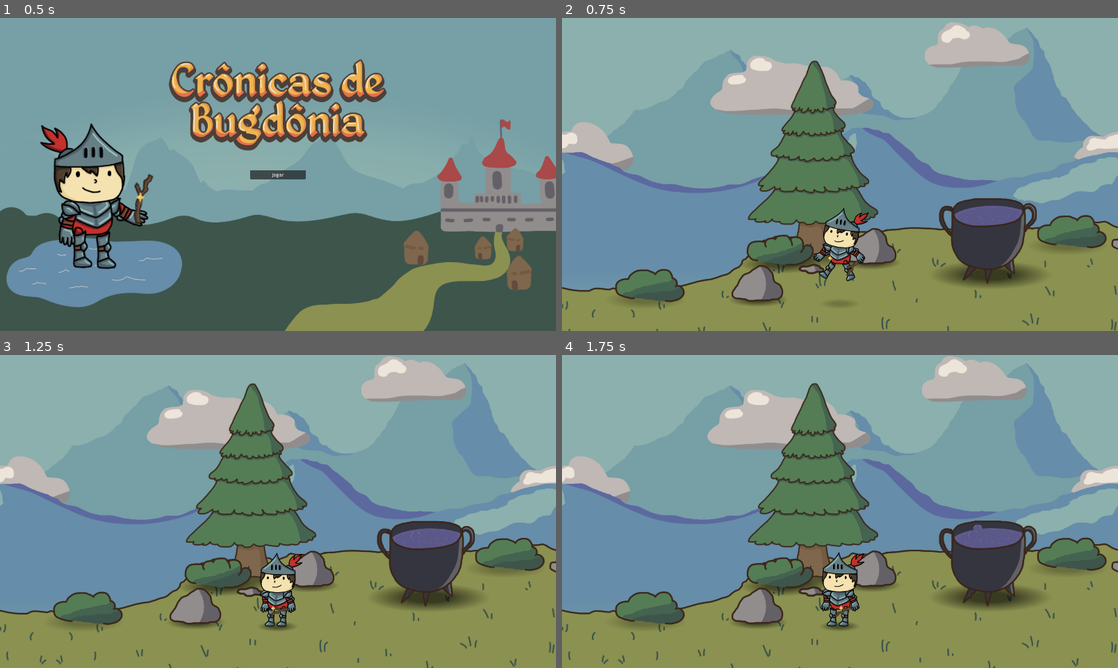
Above: before the commit, frames 1-4 (two rows, left to right).
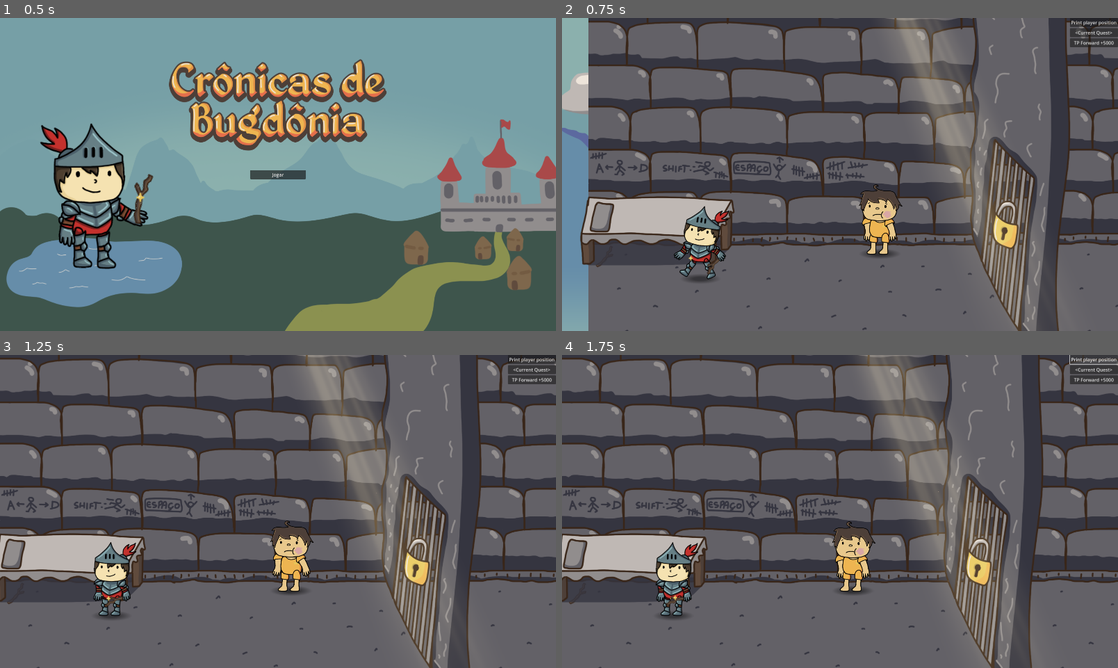
Above: after the commit, the same moments.

Repository: Caslus/cronicas-de-bugdonia
Game: Godot game, scene res://Scenes/Menu.tscn
Same seed, same stepped clock (60 frames per second), same inputs: the game is played once before the commit and once after it.
Inputs (mouse positions are in pixels of both pictures, inside the frame that each line leads up to):
- Up to frame 1 (0.5 s): no input
- Up to frame 2 (0.75 s): click "Jogar" at 0.5 s
- Up to frame 3 (1.25 s): no input
- Up to frame 4 (1.75 s): click (1095, 358) at 1.25 s, where only the run after the commit has a clickable "Print player position"

Frame 1 is identical in both runs. In frame 2, 96% of the frame differs, in the area x 0-100%, y 0-100%; in frame 3, 99%; in frame 4, 99%.

Commit message:
feat: ogre challenge

Diff:
--- a/Dialog/FallenBridge.json
+++ b/Dialog/FallenBridge.json
@@ -50,5 +50,10 @@
 		"id": "6",
 		"text": "Talvez isso te ajude a editar valores grandes...",
 		"options": [{ "text": "Ah, obrigado!", "next": null }]
-	}
+	},
+	{
+		"id": "7",
+		"text": "Por que você voltou? Não me diga que caiu no abismo?",
+		"options": [{ "text": "...", "next": null }]
+	},
 ]
--- /dev/null
+++ b/Dialog/Ogre.json
@@ -0,0 +1,101 @@
+[
+	{
+		"id": "1",
+		"text": "GRRRR! Eu tô com FOME! E essa receita maldita tá cheia de número estranho!",
+		"options": [
+			{ "text": "Número estranho?", "next": "2" }
+		]
+	},
+	{
+		"id": "2",
+		"text": "É! Tipo 0.1, 1.2, 0.5... Uns número quebrado! Ouvi dizer que chamam de 'float'...",
+		"options": [
+			{ "text": "Ah, números decimais?", "next": "3" }
+		]
+	},
+	{
+		"id": "3",
+		"text": "DECIMAL, NÉ SABICHÃO?! Eu sou um ogro, não sei ler, só sei como comer! Agora adivinha: NINGUÉM passa por essa ponte até eu comer essa sopa!",
+		"options": [
+			{ "text": "Quer que eu arrume isso pra você?", "next": "4" }
+		]
+	},
+	{
+		"id": "4",
+		"text": "É CLARO QUE EU QUERO! Vai lá e põe as quantidades certas! Tem que ser exato ou essa sopa vai virar uma poça radioativa!",
+		"options": [
+			{ "text": "Ok, vou ajustar os ingredientes.", "next": "5" }
+		]
+	},
+	{
+		"id": "5",
+		"text": "E anda logo! Se eu ficar mais tempo sem comer, vou comer a primeira coisa que ver pela frente!",
+		"options": [
+			{ "text": "Já tô resolvendo!", "next": null, "toggle": "talked" }
+		]
+	},
+	{
+		"id": "6",
+		"text": "Ahh... A receita? É... Eu lembro a receita, eu vou falar, presta atenção!",
+		"options": [
+			{ "text": "Pode falar.", "next": "7a" }
+		]
+	},
+	{
+		"id": "7a",
+		"text": "Primeiro: pra cada Ovo de Dragão que vai na sopa, tem que colocar meio frasco de Baba de Troll. E são três ovos!",
+		"options": [
+			{ "text": "Anotado.", "next": "7b" }
+		]
+	},
+	{
+		"id": "7b",
+		"text": "Depois: o Suco de Cogumelo Lunar... são dois cogumelos, e cada um solta um quarto de litro de suco. Não desperdiça!",
+		"options": [
+			{ "text": "Beleza.", "next": "7c" }
+		]
+	},
+	{
+		"id": "7c",
+		"text": "E o Caldo de Ossos Quebrados é simples: enche uma garrafa inteira. A grande, de um litro. ENCHE ATÉ O TOPO!",
+		"options": [
+			{ "text": "Entendi.", "next": "7d" }
+		]
+	},
+	{
+		"id": "7d",
+		"text": "Agora vai e mistura isso direito! Se errar, eu vou saber. Meu estômago é sensível, mas minhas mãos não são!",
+		"options": [
+			{ "text": "Você pode repetir?", "next": "6" },
+			{ "text": "[Sair]", "next": null }
+		]
+	},
+	{
+		"id": "8",
+		"text": "QUE DEMORA!! EU QUERO A MINHA SOPA!",
+		"options": [
+			{ "text": "Sua sopa está pronta.", "next": "9" }
+		]
+	},
+	{
+		"id": "9",
+		"text": "Ah! Deixa eu experimentar!!!",
+		"options": [
+			{ "text": "...", "next": "10" }
+		]
+	},
+	{
+		"id": "10",
+		"text": "ESTÁ PERFEITA! Agora eu vou comer, é bom você estar bem longe quando eu terminar, se não vai virar sobremesa.",
+		"options": [
+			{ "text": "[Sair]", "next": null, "toggle": "finished" }
+		]
+	},
+	{
+		"id": "11",
+		"text": "Tá olhando o que?? Quer virar comida??",
+		"options": [
+			{ "text": "[Sair]", "next": null }
+		]
+	}
+]
--- a/Scenes/Chapter1_1.tscn
+++ b/Scenes/Chapter1_1.tscn
@@ -1,13 +1,16 @@
-[gd_scene load_steps=115 format=3 uid="uid://cjix7pwd21t2a"]
+[gd_scene load_steps=122 format=3 uid="uid://cjix7pwd21t2a"]
 
 [ext_resource type="Script" uid="uid://ben1rh6orqham" path="res://Scripts/Quest/FallenBridgeQuest.gd" id="4_8r1tc"]
 [ext_resource type="Texture2D" uid="uid://bmrjglbbcotuw" path="res://Assets/Objects/JailCellInstructions.png" id="4_k78fl"]
 [ext_resource type="Script" uid="uid://c1frvey4w08r7" path="res://Scripts/Object/BreakCell.gd" id="4_ub66v"]
 [ext_resource type="Texture2D" uid="uid://ddha00ljvixqj" path="res://Assets/Objects/JailCellWallDestroyed.png" id="5_jhb7i"]
+[ext_resource type="Script" uid="uid://byectggkp7kfv" path="res://Scripts/Quest/OgreQuest.gd" id="5_q76x7"]
 [ext_resource type="Texture2D" uid="uid://d4j8ya07nd6bd" path="res://Assets/Objects/JailCell.png" id="6_deseg"]
 [ext_resource type="Texture2D" uid="uid://dh0yxmw1d163u" path="res://Assets/Objects/JailColumn.png" id="6_eo3in"]
+[ext_resource type="Texture2D" uid="uid://ct0xwn4le6pq4" path="res://Assets/Objects/CauldronGreen.png" id="6_jcfh3"]
 [ext_resource type="Texture2D" uid="uid://cipkrf20dhy2w" path="res://Assets/Objects/JailCellWall.png" id="6_nfwj3"]
 [ext_resource type="Script" uid="uid://81sw4i4e0e27" path="res://Scripts/Object/HollowObject.gd" id="7_bs8ln"]
+[ext_resource type="Texture2D" uid="uid://btc2s0yl58uaf" path="res://Assets/Objects/CauldronBubbleGreen.png" id="7_enhjr"]
 [ext_resource type="Script" uid="uid://fijg8l1ggma8" path="res://Scripts/Object/Lock.gd" id="9_bs8ln"]
 [ext_resource type="PackedScene" uid="uid://g6kx2to330s4" path="res://Scenes/Utils/Selectable.tscn" id="9_nfwj3"]
 [ext_resource type="PackedScene" uid="uid://c33s207brjvog" path="res://Scenes/Utils/Godray.tscn" id="11_fcg8e"]
@@ -61,6 +64,7 @@
 [ext_resource type="Shader" uid="uid://d4f40oblnyfg0" path="res://Shaders/shiny.gdshader" id="53_n0u5b"]
 [ext_resource type="Script" uid="uid://dy12jc5lwfsjh" path="res://Scripts/Utils/Selectable.gd" id="54_ga23o"]
 [ext_resource type="Texture2D" uid="uid://bd280o0ehm3wu" path="res://Assets/Objects/CauldronBubble.png" id="54_ljucx"]
+[ext_resource type="Script" uid="uid://c3o3flak58wrm" path="res://Scripts/Object/Cauldron.gd" id="54_she2e"]
 [ext_resource type="Texture2D" uid="uid://b1s0bppa8l8x0" path="res://Assets/Objects/Rock2.png" id="57_jux46"]
 [ext_resource type="Texture2D" uid="uid://8jurw8glnp2i" path="res://Assets/Objects/Rock3.png" id="58_3o5t6"]
 [ext_resource type="Texture2D" uid="uid://d1ltr6mqyxnrp" path="res://Assets/Entity/Character/torso.png" id="58_kwptw"]
@@ -73,6 +77,8 @@
 [ext_resource type="Texture2D" uid="uid://cese7g5ijtvgp" path="res://Assets/Entity/Ogre/arm.png" id="63_0e1u0"]
 [ext_resource type="Texture2D" uid="uid://orqu5bvbvjqf" path="res://Assets/Entity/Ogre/leg.png" id="64_am73m"]
 [ext_resource type="Texture2D" uid="uid://c7sjvksl1hodt" path="res://Assets/Objects/Cauldron.png" id="71_kwptw"]
+[ext_resource type="Script" uid="uid://cmt26tq3sdlmf" path="res://Scripts/Object/AfterBridgeArea.gd" id="73_wryby"]
+[ext_resource type="PackedScene" uid="uid://cfv7fpnqjbtc4" path="res://Scenes/Utils/DevTools.tscn" id="76_ol03g"]
 
 [sub_resource type="RectangleShape2D" id="RectangleShape2D_52hs2"]
 size = Vector2(199, 363)
@@ -152,6 +158,9 @@
 [sub_resource type="Curve" id="Curve_wryby"]
 _data = [Vector2(0, 0), 0.0, 0.0, 0, 0, Vector2(0.493711, 1), 0.0, 0.0, 0, 0, Vector2(1, 0), 0.0, 0.0, 0, 0]
 point_count = 3
+
+[sub_resource type="RectangleShape2D" id="RectangleShape2D_she2e"]
+size = Vector2(340, 299)
 
 [sub_resource type="CapsuleShape2D" id="CapsuleShape2D_anliv"]
 radius = 5.88868
@@ -855,16 +864,31 @@
 prisoner = NodePath("../Prison/Prisoner")
 guardSleepingFace = ExtResource("30_dj28e")
 
-[node name="FallenBridgeQuest" type="Node" parent="." node_paths=PackedStringArray("floatingPlatform", "fallenBridge")]
+[node name="FallenBridgeQuest" type="Node" parent="." node_paths=PackedStringArray("floatingPlatform", "fallenBridge", "nextQuest")]
 script = ExtResource("4_8r1tc")
 questName = "Ponte? Pra que?"
 questDescription = "Modifique a velocidade de uma plataforma voadora para atravessar o penhasco."
 questVariables = {
 "fell": false,
+"passed": false,
 "talked": false
 }
 floatingPlatform = NodePath("../Outside/FloatingPlatform")
 fallenBridge = NodePath("../Outside/FallenBridge")
+nextQuest = NodePath("../OgreQuest")
+
+[node name="OgreQuest" type="Node" parent="." node_paths=PackedStringArray("cauldron", "ogre")]
+script = ExtResource("5_q76x7")
+questName = "Vai uma mãozinha?"
+questDescription = "Ajude o ogro a fazer sua sopa utilizando floats."
+questVariables = {
+"cooked": false,
+"talked": false
+}
+cauldron = NodePath("../Outside/Cauldron")
+ogre = NodePath("../Outside/Ogre")
+cauldronGreen = ExtResource("6_jcfh3")
+cauldronBubbleGreen = ExtResource("7_enhjr")
 
 [node name="Prison" type="Node" parent="."]
 
@@ -1281,11 +1305,17 @@
 position = Vector2(0, 86)
 texture = ExtResource("52_xg13d")
 
-[node name="Cauldron" type="Sprite2D" parent="Outside"]
+[node name="Cauldron" type="StaticBody2D" parent="Outside"]
+input_pickable = true
+script = ExtResource("54_she2e")
+metadata/objectName = "Caldeirão de Sopa"
+metadata/Interactable = false
+
+[node name="Sprite" type="Sprite2D" parent="Outside/Cauldron"]
 position = Vector2(17145, -90)
 texture = ExtResource("71_kwptw")
 
-[node name="PointLight2D" type="PointLight2D" parent="Outside/Cauldron"]
+[node name="PointLight2D" type="PointLight2D" parent="Outside/Cauldron/Sprite"]
 show_behind_parent = true
 z_index = -10
 position = Vector2(7.9991, 140)
@@ -1297,7 +1327,7 @@
 offset = Vector2(0, -19.485)
 texture_scale = 1.5
 
-[node name="GPUParticles2D" type="CPUParticles2D" parent="Outside/Cauldron"]
+[node name="Particles" type="CPUParticles2D" parent="Outside/Cauldron/Sprite"]
 position = Vector2(2, -85)
 amount = 7
 texture = ExtResource("54_ljucx")
@@ -1312,10 +1342,21 @@
 scale_amount_max = 0.6
 scale_amount_curve = SubResource("Curve_wryby")
 
+[node name="Selectable" parent="Outside/Cauldron" instance=ExtResource("9_nfwj3")]
+z_index = -1
+position = Vector2(17145, -117)
+scale = Vector2(476.236, 476.236)
+
+[node name="CollisionShape2D" type="CollisionShape2D" parent="Outside/Cauldron"]
+position = Vector2(17146, -92.5)
+shape = SubResource("RectangleShape2D_she2e")
+one_way_collision = true
+
 [node name="Ogre" type="CharacterBody2D" parent="Outside"]
 position = Vector2(17830, -300)
 scale = Vector2(2, 2)
 script = ExtResource("53_0h0o4")
+dialogFile = "res://Dialog/Ogre.json"
 head = ExtResource("61_8uo1y")
 torso = ExtResource("62_xg13d")
 arm = ExtResource("63_0e1u0")
@@ -1716,9 +1757,17 @@
 position = Vector2(17621, -78)
 texture = ExtResource("57_jux46")
 
+[node name="AfterBridgeArea" type="Area2D" parent="Outside"]
+position = Vector2(7084, 0)
+script = ExtResource("73_wryby")
+
+[node name="CollisionShape2D3" type="CollisionShape2D" parent="Outside/AfterBridgeArea"]
+position = Vector2(6928, -586)
+shape = SubResource("RectangleShape2D_c1ngr")
+
 [node name="Player" parent="." instance=ExtResource("13_52hs2")]
 z_index = 10
-position = Vector2(16634, -143)
+position = Vector2(-426, -143)
 VAR_SPEED = 15.0
 RESPAWN_POINT = Vector2(-270, -270)
 hasWand = true
@@ -1726,3 +1775,5 @@
 CAMERA_LIMIT_LEFT = -812
 metadata/objectName = "Jogador"
 metadata/Interactable = true
+
+[node name="DevTools" parent="." instance=ExtResource("76_ol03g")]
--- a/Scenes/Utils/DevTools.tscn
+++ b/Scenes/Utils/DevTools.tscn
@@ -1,6 +1,8 @@
-[gd_scene load_steps=2 format=3 uid="uid://cfv7fpnqjbtc4"]
+[gd_scene load_steps=4 format=3 uid="uid://cfv7fpnqjbtc4"]
 
 [ext_resource type="Script" uid="uid://bu74ve0ufn22i" path="res://Scripts/Utils/PrintPlayerPosition.gd" id="1_dp3bj"]
+[ext_resource type="Script" uid="uid://bsijbiip3atrh" path="res://Scripts/Utils/NextQuestButton.gd" id="2_r3npd"]
+[ext_resource type="Script" uid="uid://bry2juexi4mxo" path="res://Scripts/Utils/TpForwardButton.gd" id="3_ubkbr"]
 
 [node name="DevTools" type="Control"]
 layout_mode = 3
@@ -27,4 +29,16 @@
 text = "Print player position"
 script = ExtResource("1_dp3bj")
 
+[node name="NextQuest" type="Button" parent="CanvasLayer/VBoxContainer"]
+layout_mode = 2
+text = "<Current Quest>"
+script = ExtResource("2_r3npd")
+
+[node name="TpForwardButton" type="Button" parent="CanvasLayer/VBoxContainer"]
+layout_mode = 2
+text = "TP Forward +5000"
+script = ExtResource("3_ubkbr")
+
 [connection signal="pressed" from="CanvasLayer/VBoxContainer/Button" to="CanvasLayer/VBoxContainer/Button" method="_on_pressed"]
+[connection signal="pressed" from="CanvasLayer/VBoxContainer/NextQuest" to="CanvasLayer/VBoxContainer/NextQuest" method="_on_pressed"]
+[connection signal="pressed" from="CanvasLayer/VBoxContainer/TpForwardButton" to="CanvasLayer/VBoxContainer/TpForwardButton" method="_on_pressed"]
--- /dev/null
+++ b/Scripts/Object/AfterBridgeArea.gd
@@ -0,0 +1,13 @@
+extends Area2D
+
+@onready var guard = get_parent()
+@onready var player: CharacterBody2D = get_tree().get_nodes_in_group("player")[0]
+
+func _on_body_entered(body):
+	if body.name == "Player":
+		QuestManager.toggleQuestVar("passed")
+		player.set("RESPAWN_POINT", Vector2(14500.0, -125.0015))
+
+
+func _ready() -> void:
+	connect("body_entered", Callable(self, "_on_body_entered"))
--- /dev/null
+++ b/Scripts/Object/Cauldron.gd
@@ -0,0 +1,8 @@
+extends StaticBody2D
+
+@export var VAR_OVO_DE_DRAGAO: int = 0
+@export var VAR_BABA_DE_TROLL: float = 0.0
+@export var VAR_SUCO_DE_COGUMELO_LUNAR: float = 0
+@export var VAR_CALDO_DE_OSSOS_QUEBRADOS: float = 0
+
+@export var editableVars: Array = ["VAR_OVO_DE_DRAGAO", "VAR_BABA_DE_TROLL", "VAR_SUCO_DE_COGUMELO_LUNAR", "VAR_CALDO_DE_OSSOS_QUEBRADOS"]
--- a/Scripts/Quest/FallenBridgeQuest.gd
+++ b/Scripts/Quest/FallenBridgeQuest.gd
@@ -6,6 +6,8 @@
 
 @export var floatingPlatform: AnimatableBody2D
 @export var fallenBridge: Node2D
+
+@export var nextQuest: Node
 
 var broughtPlatformOnce: bool = false
 var numberFalls: int = 0
@@ -28,6 +30,9 @@
 			animatePlatform()
 			floatingPlatform.set("VAR_VELOCIDADE_HORIZONTAL", -100)
 			questVariables.set("fell", false)
+		if questVariables.get("passed"):
+			fallenBridge.set("startingDialog", "7")
+			QuestManager.setCurrentQuest(nextQuest)
 
 
 func _ready():
--- /dev/null
+++ b/Scripts/Quest/OgreQuest.gd
@@ -0,0 +1,42 @@
+extends Node
+
+@export var questName: String = "Quest Name"
+@export var questDescription: String = "Quest Description"
+@export var questVariables: Dictionary = {}
+
+@export var cauldron: Node2D
+@export var ogre: Node2D
+
+@export var cauldronGreen: CompressedTexture2D
+@export var cauldronBubbleGreen: CompressedTexture2D
+
+func onUpdateQuestVariables():
+	if questVariables.get("talked") and !questVariables.get("cooked"):
+		ogre.set("startingDialog", "6")
+		cauldron.set_meta("Interactable", true)
+	if questVariables.get("cooked"):
+		ogre.set("startingDialog", "8")
+	if questVariables.get("finished"):
+		ogre.set("startingDialog", "11")
+	pass
+
+
+func _ready():
+	QuestManager.connect("questVariablesChanged", Callable(self, "onUpdateQuestVariables"))
+
+func _process(_delta: float) -> void:
+	var eggOk = cauldron.get("VAR_OVO_DE_DRAGAO") == 3
+	var droolOk = cauldron.get("VAR_BABA_DE_TROLL") == 1.5
+	var juiceOk = cauldron.get("VAR_SUCO_DE_COGUMELO_LUNAR") == 0.5
+	var bonesOk = cauldron.get("VAR_CALDO_DE_OSSOS_QUEBRADOS") == 1.0
+	var allOk = eggOk and droolOk and juiceOk and bonesOk
+
+	if(allOk and !questVariables.get("cooked")):
+		cauldron.set_meta("Interactable", false)
+		var sprite: Sprite2D = cauldron.get_node("Sprite")
+		sprite.texture = cauldronGreen
+		var particleEmitter: CPUParticles2D = sprite.get_node("Particles")
+		particleEmitter.texture = cauldronBubbleGreen
+		SelectedManager.set_selected(null)
+		questVariables.set("cooked", true)
+		onUpdateQuestVariables()
--- a/Scripts/QuestManager.gd
+++ b/Scripts/QuestManager.gd
@@ -3,12 +3,15 @@
 var currentQuest: Node = null
 
 signal questVariablesChanged()
+signal questChanged()
 
 func getQuestVar(varName: String) -> Variant:
 	var questVariables: Dictionary = currentQuest.get("questVariables")
 	return questVariables.get(varName)
 
 func toggleQuestVar(varName: String) -> void:
+	if(!currentQuest):
+		return
 	var questVariables: Dictionary = currentQuest.get("questVariables")
 	var currentValue: Variant = questVariables.get(varName)
 	questVariables.set(varName, !currentValue)
@@ -16,6 +19,7 @@
 
 func setCurrentQuest(newQuest: Node) -> void:
 	currentQuest = newQuest
+	emit_signal("questChanged")
 
 func _ready():
 	pass
--- /dev/null
+++ b/Scripts/Utils/NextQuestButton.gd
@@ -0,0 +1,14 @@
+extends Button
+
+func _on_pressed() -> void:
+	var currentQuest = QuestManager.currentQuest
+	if (!currentQuest):
+		return
+	if(currentQuest.get("nextQuest")):
+		QuestManager.setCurrentQuest(currentQuest.get("nextQuest"))
+
+func updateText() -> void:
+	text = QuestManager.currentQuest.get("questName")
+
+func _ready() -> void:
+	QuestManager.connect("questChanged", Callable(self, "updateText"))
--- /dev/null
+++ b/Scripts/Utils/TpForwardButton.gd
@@ -0,0 +1,6 @@
+extends Button
+
+@onready var player: CharacterBody2D = get_tree().get_nodes_in_group("player")[0]
+
+func _on_pressed() -> void:
+	player.translate(Vector2(5000, 0))
Binary file added: Assets/Objects/CauldronBubbleGreen.png
Not shown, added: Assets/Objects/CauldronBubbleGreen.png.import
Binary file added: Assets/Objects/CauldronGreen.png
Not shown, added: Assets/Objects/CauldronGreen.png.import
Not shown, added: Scripts/Object/AfterBridgeArea.gd.uid
Not shown, added: Scripts/Object/Cauldron.gd.uid
Not shown, added: Scripts/Quest/OgreQuest.gd.uid
Not shown, added: Scripts/Utils/NextQuestButton.gd.uid
Not shown, added: Scripts/Utils/TpForwardButton.gd.uid
